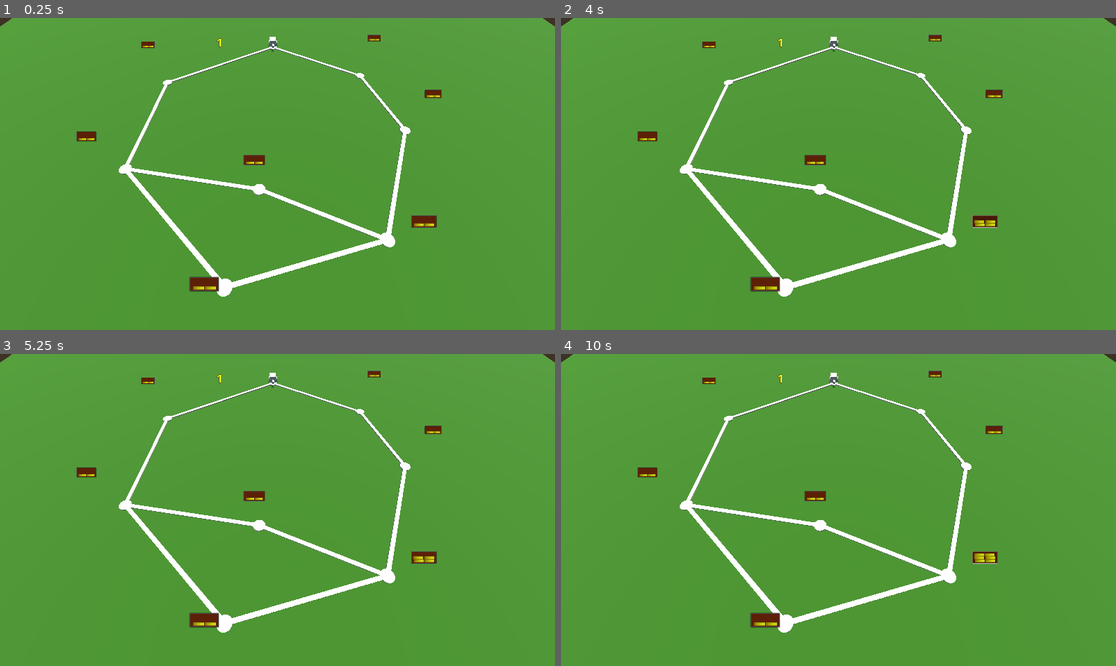
Above: before the commit, frames 1-4 (two rows, left to right).
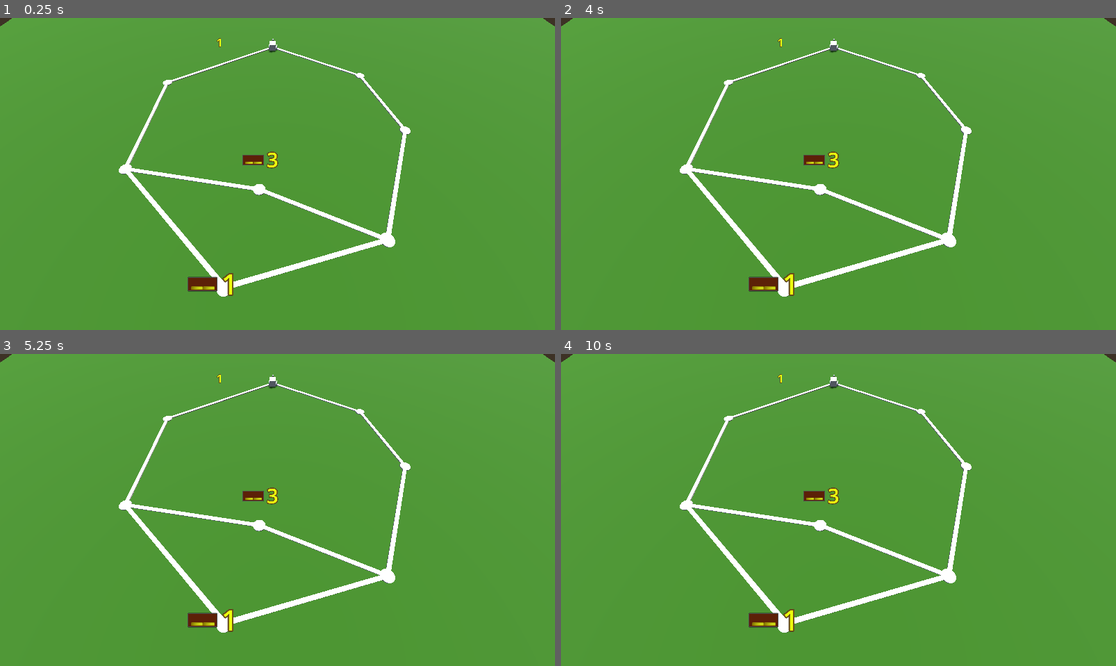
Above: after the commit, the same moments.

Repository: squirrelsoftcompany/LD58
Game: Godot game, scene res://scene/map.tscn
The game is run twice, just before and just after one commit, with the same random seed, the same clock (stepped at 60 frames per second) and the same inputs.
Inputs (mouse positions are in pixels of both pictures, inside the frame that each line leads up to):
- Up to frame 1 (0.25 s): no input
- Up to frame 2 (4 s): tap Enter (ui_accept) at 0.5, 0.77, 1.25, 1.52, 2, 2.75, 3.02, 3.5, 3.77 s; move the mouse to (960, 158) at 0.52 s; click (960, 158) at 0.67 s; move the mouse to (727, 189) at 1.27 s; click (727, 189) at 1.42 s; move the mouse to (894, 105) at 2.02 s; click (894, 105) at 2.17 s; move the mouse to (810, 236) at 2.77 s; click (810, 236) at 2.92 s; move the mouse to (1005, 220) at 3.52 s; click (1005, 220) at 3.67 s
- Up to frame 3 (5.25 s): tap Enter (ui_accept) at 4.25, 4.52 s; move the mouse to (111, 463) at 4.27 s; click (111, 463) at 4.42 s; move the mouse to (305, 510) at 5.02 s; click (305, 510) at 5.17 s
- Up to frame 4 (10 s): move the mouse to (755, 432) at 5.77 s; click (755, 432) at 5.92 s; tap Enter (ui_accept) at 6.02, 6.77, 7.52, 9.02, 9.77 s; move the mouse to (960, 494) at 6.52 s; click (960, 494) at 6.67 s; move the mouse to (727, 525) at 7.27 s; click (727, 525) at 7.42 s; move the mouse to (894, 441) at 8.02 s; click (894, 441) at 8.17 s; move the mouse to (810, 572) at 8.77 s; click (810, 572) at 8.92 s; move the mouse to (1005, 556) at 9.52 s; click (1005, 556) at 9.67 s

The runs differ from the first frame. In frame 1, 0.8% of the frame differs, in the area x 13-80%, y 5-90%; in frame 2, 0.8%; in frame 3, 0.8%; in frame 4, 0.8%.

Commit message:
tax management

Diff:
--- a/Scripts/Places/place.gd
+++ b/Scripts/Places/place.gd
@@ -31,6 +31,9 @@
 var accessible : bool = false
 var current : bool = false
 var tax_hovered : bool = false
+var taxable : int
+
+@onready var tax_Vis : Control = $Sprite3D/SubViewport/HBoxContainer/Taxes
 
 func generatePlace() -> void:
 	goldStock = randi_range(minGold, maxGold)
@@ -40,12 +43,21 @@
 
 func _ready():
 	GlobalEventHolder.connect("loopEnd", func(): _updatePlace())
-	GlobalEventHolder.turnStart.connect(_cart_accessibility)
+	GlobalEventHolder.turnStart.connect(func(x): if x == self: _collector_visit())
 	GlobalEventHolder.turnEnd.connect(func(_x): _turn_end())
-	GlobalEventHolder.loopStart.connect(func(): if capital:_cart_accessibility(self))
+	GlobalEventHolder.loopStart.connect(_on_loop_start)
+
+func _on_loop_start():
+	$Sprite3D/SubViewport/HBoxContainer.visible= goldStock >= 3
+	$Sprite3D/StaticBody3D.show()
+	tax_Vis.show()
+	_on_tax_changed()
+	_hover()
+	if capital:
+		_collector_visit()
 
 func _updatePlace():
-	pass
+	print("TODO: _updatePlace() in place")
 
 
 func _hover(x : bool = false):
@@ -64,15 +76,18 @@
 			if hovered:
 				GlobalEventHolder.turnEnd.emit(self)
 			elif tax_hovered:
-				_on_tax_changed()
+				_on_tax_changed(1)
 
-func _cart_accessibility(x : Place) :
-	if x == self:
-		accessible = false
-		current = true
-		for road in outgoing_roads:
-			road.to.accessible = true
-			road.show_cost()
+func _collector_visit() :
+	accessible = false
+	current = true
+	for road in outgoing_roads:
+		road.to.accessible = true
+		road.show_cost()
+	goldStock -= taxable
+	tax_Vis.hide()
+	$Sprite3D/StaticBody3D.hide()
+
 
 func _turn_end():
 	current = false
@@ -81,9 +96,12 @@
 
 func tax_hover(x:bool=false):
 	tax_hovered = x
-	$Sprite3D/SubViewport/MarginContainer/Panel2.visible = x
+	tax_Vis.get_child(1).visible = x
 
-func _on_tax_changed():
-	taxeLevel += 1
-	$Sprite3D/SubViewport/MarginContainer/VBoxContainer/TaxLevel2.visible = taxeLevel >= Taxes.MEDIUM
-	$Sprite3D/SubViewport/MarginContainer/VBoxContainer/TaxLevel.visible = taxeLevel == Taxes.HIGH
+func _on_tax_changed(x : int = 0):
+	taxeLevel += x
+	tax_Vis.get_node("VBoxContainer/TaxLevel2").visible = taxeLevel >= Taxes.MEDIUM
+	tax_Vis.get_node("VBoxContainer/TaxLevel").visible = taxeLevel == Taxes.HIGH
+	@warning_ignore("integer_division")
+	taxable = goldStock*(taxeLevel+1)/3
+	$Sprite3D/SubViewport/HBoxContainer/Label.text = str(taxable)
--- a/scene/Zones/zone.tscn
+++ b/scene/Zones/zone.tscn
@@ -86,23 +86,39 @@
 [node name="SubViewport" type="SubViewport" parent="Sprite3D"]
 transparent_bg = true
 
-[node name="MarginContainer" type="MarginContainer" parent="Sprite3D/SubViewport"]
-anchors_preset = 15
-anchor_right = 1.0
-anchor_bottom = 1.0
+[node name="HBoxContainer" type="HBoxContainer" parent="Sprite3D/SubViewport"]
+anchors_preset = 8
+anchor_left = 0.5
+anchor_top = 0.5
+anchor_right = 0.5
+anchor_bottom = 0.5
+offset_left = -278.5
+offset_top = -35.0
+offset_right = 278.5
+offset_bottom = 35.0
 grow_horizontal = 2
 grow_vertical = 2
 size_flags_horizontal = 3
-size_flags_vertical = 3
-
-[node name="Panel" type="Panel" parent="Sprite3D/SubViewport/MarginContainer"]
+alignment = 1
+
+[node name="Spacer" type="Control" parent="Sprite3D/SubViewport/HBoxContainer"]
+custom_minimum_size = Vector2(500, 0)
+layout_mode = 2
+size_flags_horizontal = 3
+
+[node name="Taxes" type="MarginContainer" parent="Sprite3D/SubViewport/HBoxContainer"]
+layout_mode = 2
+size_flags_horizontal = 4
+size_flags_vertical = 4
+
+[node name="Panel" type="Panel" parent="Sprite3D/SubViewport/HBoxContainer/Taxes"]
 custom_minimum_size = Vector2(160, 70)
 layout_mode = 2
 size_flags_horizontal = 4
 size_flags_vertical = 4
 theme_override_styles/panel = SubResource("StyleBoxFlat_stcbh")
 
-[node name="Panel2" type="Panel" parent="Sprite3D/SubViewport/MarginContainer"]
+[node name="Panel2" type="Panel" parent="Sprite3D/SubViewport/HBoxContainer/Taxes"]
 visible = false
 custom_minimum_size = Vector2(160, 70)
 layout_mode = 2
@@ -110,99 +126,111 @@
 size_flags_vertical = 4
 theme_override_styles/panel = SubResource("StyleBoxFlat_paslt")
 
-[node name="VBoxContainer" type="VBoxContainer" parent="Sprite3D/SubViewport/MarginContainer"]
+[node name="VBoxContainer" type="VBoxContainer" parent="Sprite3D/SubViewport/HBoxContainer/Taxes"]
 custom_minimum_size = Vector2(160, 70)
 layout_mode = 2
 size_flags_horizontal = 4
 size_flags_vertical = 4
 alignment = 2
 
-[node name="TaxLevel" type="HBoxContainer" parent="Sprite3D/SubViewport/MarginContainer/VBoxContainer"]
+[node name="TaxLevel" type="HBoxContainer" parent="Sprite3D/SubViewport/HBoxContainer/Taxes/VBoxContainer"]
 visible = false
 layout_mode = 2
 size_flags_horizontal = 4
 size_flags_vertical = 8
 alignment = 1
 
-[node name="Panel" type="Panel" parent="Sprite3D/SubViewport/MarginContainer/VBoxContainer/TaxLevel"]
-custom_minimum_size = Vector2(60, 15)
-layout_mode = 2
-size_flags_horizontal = 4
-size_flags_vertical = 8
-mouse_filter = 1
-theme_override_styles/panel = SubResource("StyleBoxFlat_aa87r")
-
-[node name="Panel2" type="Panel" parent="Sprite3D/SubViewport/MarginContainer/VBoxContainer/TaxLevel"]
-custom_minimum_size = Vector2(60, 15)
-layout_mode = 2
-size_flags_horizontal = 4
-size_flags_vertical = 8
-mouse_filter = 1
-theme_override_styles/panel = SubResource("StyleBoxFlat_aa87r")
-
-[node name="Control" type="Control" parent="Sprite3D/SubViewport/MarginContainer/VBoxContainer/TaxLevel"]
+[node name="Panel" type="Panel" parent="Sprite3D/SubViewport/HBoxContainer/Taxes/VBoxContainer/TaxLevel"]
+custom_minimum_size = Vector2(60, 15)
+layout_mode = 2
+size_flags_horizontal = 4
+size_flags_vertical = 8
+mouse_filter = 1
+theme_override_styles/panel = SubResource("StyleBoxFlat_aa87r")
+
+[node name="Panel2" type="Panel" parent="Sprite3D/SubViewport/HBoxContainer/Taxes/VBoxContainer/TaxLevel"]
+custom_minimum_size = Vector2(60, 15)
+layout_mode = 2
+size_flags_horizontal = 4
+size_flags_vertical = 8
+mouse_filter = 1
+theme_override_styles/panel = SubResource("StyleBoxFlat_aa87r")
+
+[node name="Control" type="Control" parent="Sprite3D/SubViewport/HBoxContainer/Taxes/VBoxContainer/TaxLevel"]
 layout_mode = 2
 size_flags_horizontal = 3
 size_flags_stretch_ratio = 2.4
 mouse_filter = 1
 
-[node name="TaxLevel2" type="HBoxContainer" parent="Sprite3D/SubViewport/MarginContainer/VBoxContainer"]
+[node name="TaxLevel2" type="HBoxContainer" parent="Sprite3D/SubViewport/HBoxContainer/Taxes/VBoxContainer"]
 visible = false
 layout_mode = 2
 size_flags_horizontal = 4
 size_flags_vertical = 8
 alignment = 1
 
-[node name="Panel" type="Panel" parent="Sprite3D/SubViewport/MarginContainer/VBoxContainer/TaxLevel2"]
-custom_minimum_size = Vector2(60, 15)
-layout_mode = 2
-size_flags_horizontal = 4
-size_flags_vertical = 8
-mouse_filter = 1
-theme_override_styles/panel = SubResource("StyleBoxFlat_aa87r")
-
-[node name="Control" type="Control" parent="Sprite3D/SubViewport/MarginContainer/VBoxContainer/TaxLevel2"]
-layout_mode = 2
-mouse_filter = 1
-
-[node name="Control2" type="Control" parent="Sprite3D/SubViewport/MarginContainer/VBoxContainer/TaxLevel2"]
-layout_mode = 2
-mouse_filter = 1
-
-[node name="Panel2" type="Panel" parent="Sprite3D/SubViewport/MarginContainer/VBoxContainer/TaxLevel2"]
-custom_minimum_size = Vector2(60, 15)
-layout_mode = 2
-size_flags_horizontal = 4
-size_flags_vertical = 8
-mouse_filter = 1
-theme_override_styles/panel = SubResource("StyleBoxFlat_aa87r")
-
-[node name="TaxLevel3" type="HBoxContainer" parent="Sprite3D/SubViewport/MarginContainer/VBoxContainer"]
-layout_mode = 2
-size_flags_horizontal = 4
-size_flags_vertical = 8
-alignment = 1
-
-[node name="Control" type="Control" parent="Sprite3D/SubViewport/MarginContainer/VBoxContainer/TaxLevel3"]
-layout_mode = 2
-size_flags_horizontal = 3
-mouse_filter = 1
-
-[node name="Panel" type="Panel" parent="Sprite3D/SubViewport/MarginContainer/VBoxContainer/TaxLevel3"]
-custom_minimum_size = Vector2(60, 15)
-layout_mode = 2
-size_flags_horizontal = 4
-size_flags_vertical = 8
-mouse_filter = 1
-theme_override_styles/panel = SubResource("StyleBoxFlat_aa87r")
-
-[node name="Panel2" type="Panel" parent="Sprite3D/SubViewport/MarginContainer/VBoxContainer/TaxLevel3"]
-custom_minimum_size = Vector2(60, 15)
-layout_mode = 2
-size_flags_horizontal = 4
-size_flags_vertical = 8
-mouse_filter = 1
-theme_override_styles/panel = SubResource("StyleBoxFlat_aa87r")
+[node name="Panel" type="Panel" parent="Sprite3D/SubViewport/HBoxContainer/Taxes/VBoxContainer/TaxLevel2"]
+custom_minimum_size = Vector2(60, 15)
+layout_mode = 2
+size_flags_horizontal = 4
+size_flags_vertical = 8
+mouse_filter = 1
+theme_override_styles/panel = SubResource("StyleBoxFlat_aa87r")
+
+[node name="Control" type="Control" parent="Sprite3D/SubViewport/HBoxContainer/Taxes/VBoxContainer/TaxLevel2"]
+layout_mode = 2
+mouse_filter = 1
+
+[node name="Control2" type="Control" parent="Sprite3D/SubViewport/HBoxContainer/Taxes/VBoxContainer/TaxLevel2"]
+layout_mode = 2
+mouse_filter = 1
+
+[node name="Panel2" type="Panel" parent="Sprite3D/SubViewport/HBoxContainer/Taxes/VBoxContainer/TaxLevel2"]
+custom_minimum_size = Vector2(60, 15)
+layout_mode = 2
+size_flags_horizontal = 4
+size_flags_vertical = 8
+mouse_filter = 1
+theme_override_styles/panel = SubResource("StyleBoxFlat_aa87r")
+
+[node name="TaxLevel3" type="HBoxContainer" parent="Sprite3D/SubViewport/HBoxContainer/Taxes/VBoxContainer"]
+layout_mode = 2
+size_flags_horizontal = 4
+size_flags_vertical = 8
+alignment = 1
+
+[node name="Control" type="Control" parent="Sprite3D/SubViewport/HBoxContainer/Taxes/VBoxContainer/TaxLevel3"]
+layout_mode = 2
+size_flags_horizontal = 3
+mouse_filter = 1
+
+[node name="Panel" type="Panel" parent="Sprite3D/SubViewport/HBoxContainer/Taxes/VBoxContainer/TaxLevel3"]
+custom_minimum_size = Vector2(60, 15)
+layout_mode = 2
+size_flags_horizontal = 4
+size_flags_vertical = 8
+mouse_filter = 1
+theme_override_styles/panel = SubResource("StyleBoxFlat_aa87r")
+
+[node name="Panel2" type="Panel" parent="Sprite3D/SubViewport/HBoxContainer/Taxes/VBoxContainer/TaxLevel3"]
+custom_minimum_size = Vector2(60, 15)
+layout_mode = 2
+size_flags_horizontal = 4
+size_flags_vertical = 8
+mouse_filter = 1
+theme_override_styles/panel = SubResource("StyleBoxFlat_aa87r")
+
+[node name="Spacer2" type="Control" parent="Sprite3D/SubViewport/HBoxContainer"]
+custom_minimum_size = Vector2(15, 0)
+layout_mode = 2
+size_flags_horizontal = 4
+
+[node name="Label" type="Label" parent="Sprite3D/SubViewport/HBoxContainer"]
+custom_minimum_size = Vector2(500, 0)
+layout_mode = 2
+size_flags_horizontal = 2
+theme_type_variation = &"DiegeticText"
+text = "0"
 
 [node name="StaticBody3D" type="StaticBody3D" parent="Sprite3D"]
 disable_mode = 2
--- a/scene/map.tscn
+++ b/scene/map.tscn
@@ -89,6 +89,7 @@
 
 [node name="Zone4" parent="ZoneHolder" instance=ExtResource("2_h0nt1")]
 transform = Transform3D(1, 0, 0, 0, 1, 0, 0, 0, 1, -3.9628315, 0, 15.116997)
+goldStock = 5
 
 [node name="Zone5" parent="ZoneHolder" instance=ExtResource("2_h0nt1")]
 transform = Transform3D(1, 0, 0, 0, 1, 0, 0, 0, 1, 9.211432, 0, 11.642417)
@@ -101,8 +102,10 @@
 
 [node name="Zone8" parent="ZoneHolder" instance=ExtResource("2_h0nt1")]
 transform = Transform3D(1, 0, 0, 0, 1, 0, 0, 0, 1, -1.745466, 0, 6.9135475)
+goldStock = 9
 
 [node name="Caravan" parent="." node_paths=PackedStringArray("capital") instance=ExtResource("3_h0nt1")]
+transform = Transform3D(-1, 0, -8.742278e-08, 0, 1, 0, 8.742278e-08, 0, -1, 0, 0, 0)
 capital = NodePath("../ZoneHolder/Zone")
 
 [node name="Camera3D" type="Camera3D" parent="."]
